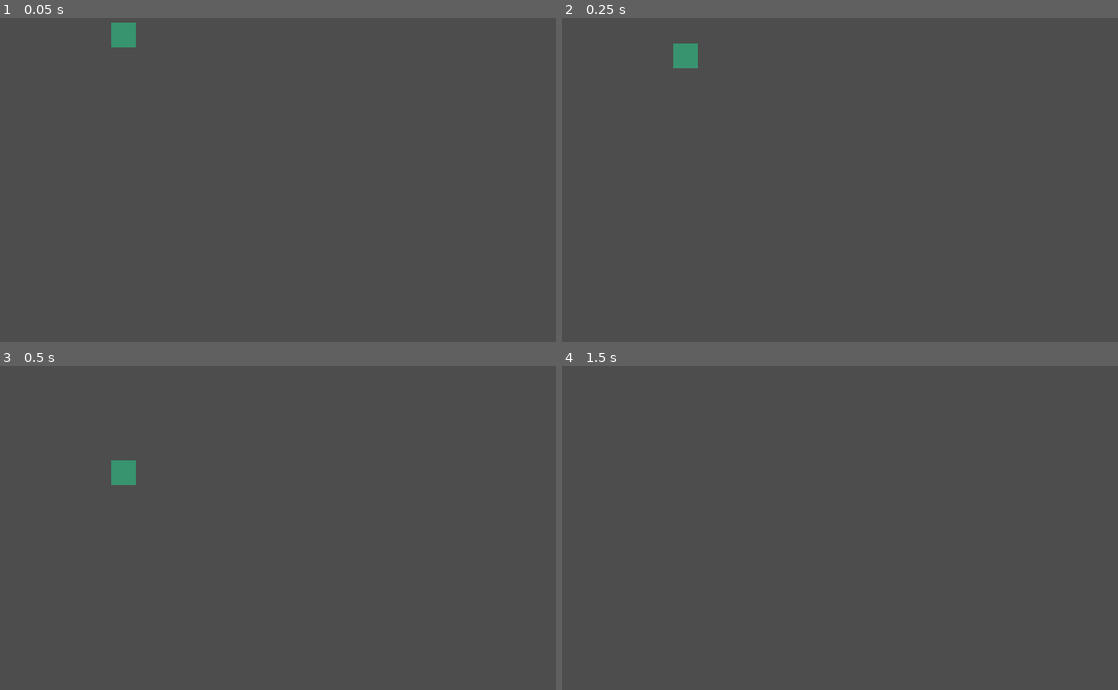
Above: before the commit, frames 1-4 (two rows, left to right).
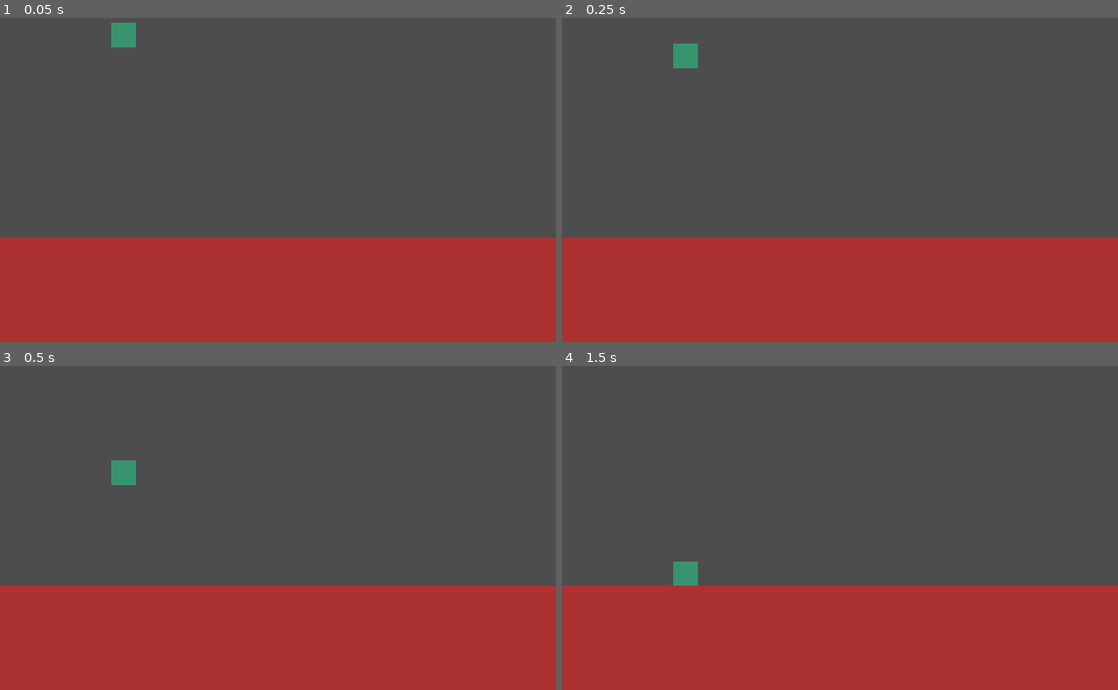
Above: after the commit, the same moments.

Repository: SeveralHerr/LavaLadder
Game: Godot game, scene res://main.tscn
Same seed, same stepped clock (60 frames per second), same inputs: the game is played once before the commit and once after it.
Inputs:
- Up to frame 1 (0.05 s): no input
- Up to frame 2 (0.25 s): no input
- Up to frame 3 (0.5 s): no input
- Up to frame 4 (1.5 s): tap Enter at 1.25 s

The runs differ from the first frame. In frame 1, 32% of the frame differs, in the area x 0-100%, y 67-100%; in frame 2, 32%; in frame 3, 32%; in frame 4, 33%, in the area x 0-100%, y 60-100%.

Commit message:
Added gravity and lava

Diff:
--- /dev/null
+++ b/lava.tscn
@@ -0,0 +1,33 @@
+[gd_scene load_steps=4 format=3 uid="uid://eaagr82icqsq"]
+
+[ext_resource type="Texture2D" uid="uid://dkgk8gbk3qyil" path="res://sprites/lava.png" id="1_upi7l"]
+
+[sub_resource type="SpriteFrames" id="SpriteFrames_pwu8k"]
+animations = [{
+"frames": [{
+"duration": 1.0,
+"texture": ExtResource("1_upi7l")
+}],
+"loop": true,
+"name": &"default",
+"speed": 5.0
+}]
+
+[sub_resource type="RectangleShape2D" id="RectangleShape2D_8uhsd"]
+size = Vector2(726, 139)
+
+[node name="lava" type="Node2D"]
+
+[node name="AnimatedSprite2D" type="AnimatedSprite2D" parent="."]
+position = Vector2(358, 414.5)
+scale = Vector2(22.6875, 4.34375)
+sprite_frames = SubResource("SpriteFrames_pwu8k")
+
+[node name="RigidBody2D" type="RigidBody2D" parent="."]
+collision_mask = 0
+gravity_scale = 0.0
+
+[node name="CollisionShape2D" type="CollisionShape2D" parent="RigidBody2D"]
+position = Vector2(359, 414.5)
+scale = Vector2(1, 1)
+shape = SubResource("RectangleShape2D_8uhsd")
--- a/main.tscn
+++ b/main.tscn
@@ -1,8 +1,11 @@
-[gd_scene load_steps=2 format=3 uid="uid://dg87wfewi23ek"]
+[gd_scene load_steps=3 format=3 uid="uid://dg87wfewi23ek"]
 
 [ext_resource type="PackedScene" uid="uid://bojo1heqww22j" path="res://player.tscn" id="1_sktu4"]
+[ext_resource type="PackedScene" uid="uid://eaagr82icqsq" path="res://lava.tscn" id="2_jve7c"]
 
 [node name="Main" type="Node"]
 
 [node name="Player" parent="." instance=ExtResource("1_sktu4")]
 position = Vector2(160, 82)
+
+[node name="Lava" parent="." instance=ExtResource("2_jve7c")]
Binary file added: sprites/lava.png
Not shown, added: sprites/lava.png.import
